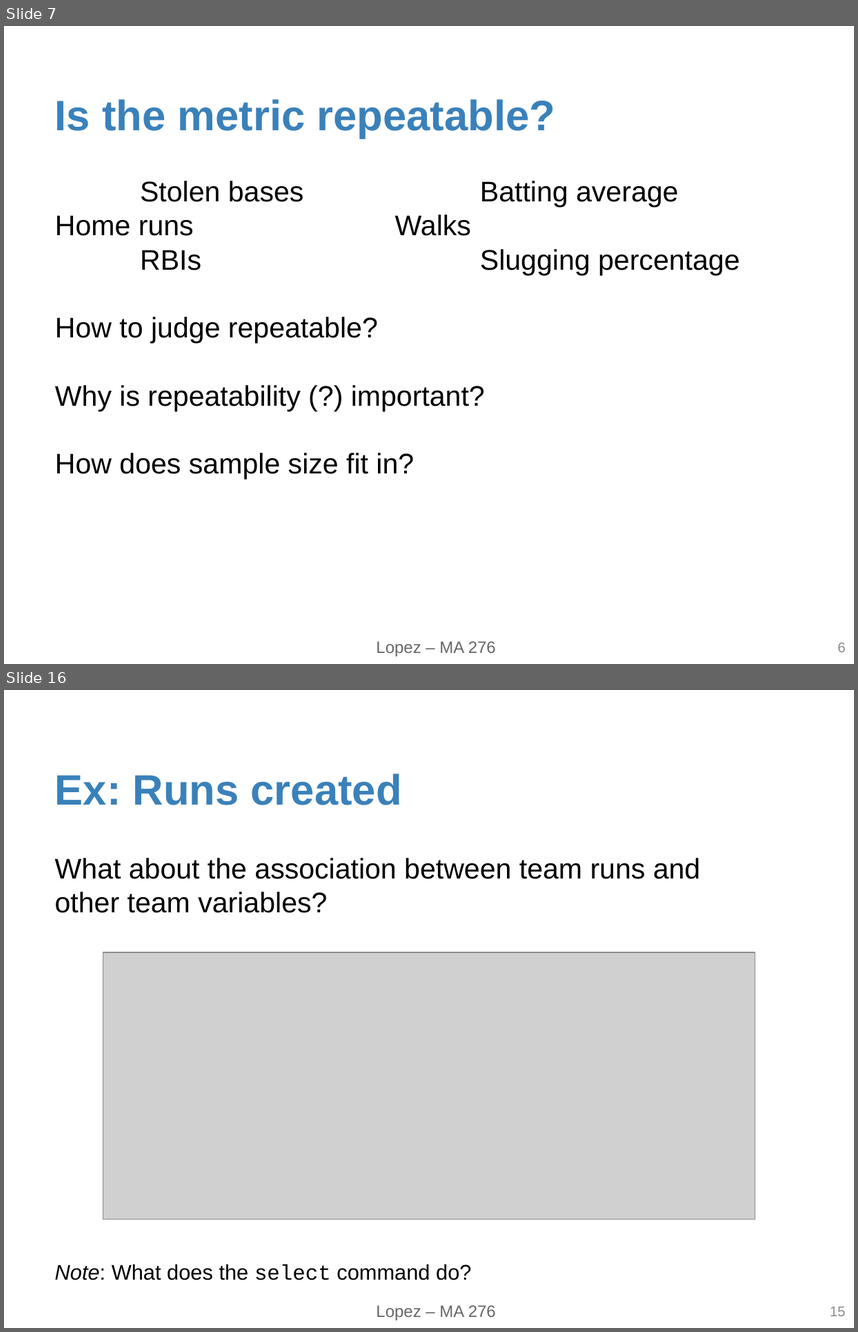
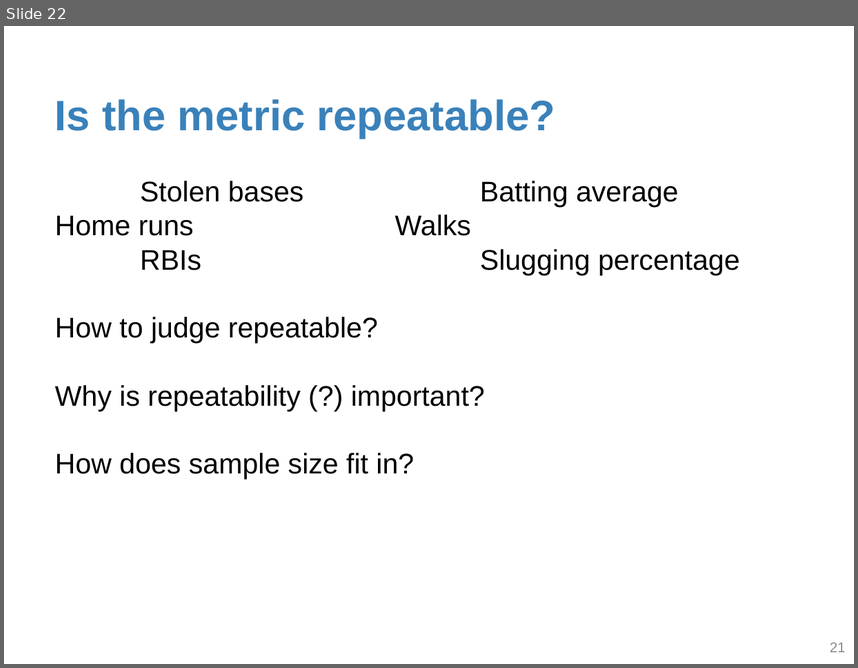
Before and after one commit to statsbylopez/FYE_18, a slide deck: Notes/lecture2.pptx. Shown one above the other, each under a label of ours: slides 7 and 16 before the commit, slide 22 after it; the slides between them are not shown. The pictures are 858x1332 and 858x668 pixels, drawn with LibreOffice and Linux fonts; fonts in the diff are those of the drawing; grey boxes stand for pictures. Boxes give left, top, right and bottom in pixels: in the first picture for what was removed or moved away, otherwise in the second. Text is boxed around its words. In the diff, an @@ line names an element or a change of style, - is before the commit and + after.

```diff
--- a/Notes/lecture2.pptx
+++ b/Notes/lecture2.pptx
@@ slide 16 removed at (4, 690, 854, 1328), background #FFFFFF; not listed: 1 template element that a slide beside it also shows @@
@@ title removed at (55, 773, 402, 805) @@
-Ex: Runs created
@@ text removed at (55, 858, 701, 1280) @@
-What about the association between team runs and other team variables?
-Note: What does the select command do?
@@ picture removed at (103, 952, 755, 1219) @@
@@ page number removed at (830, 1306, 846, 1316) @@
-15
@@ what was slide 7 is now slide 22 @@
@@ slide 22 changed as well @@
@@ text removed at (376, 641, 496, 656) @@
-Lopez – MA 276
@@ page number at (830, 642, 846, 652): text changed @@
-6
+21
```
Also in this commit, not shown: 6 other slides changed, 17 slides added, 17 other slides removed.
